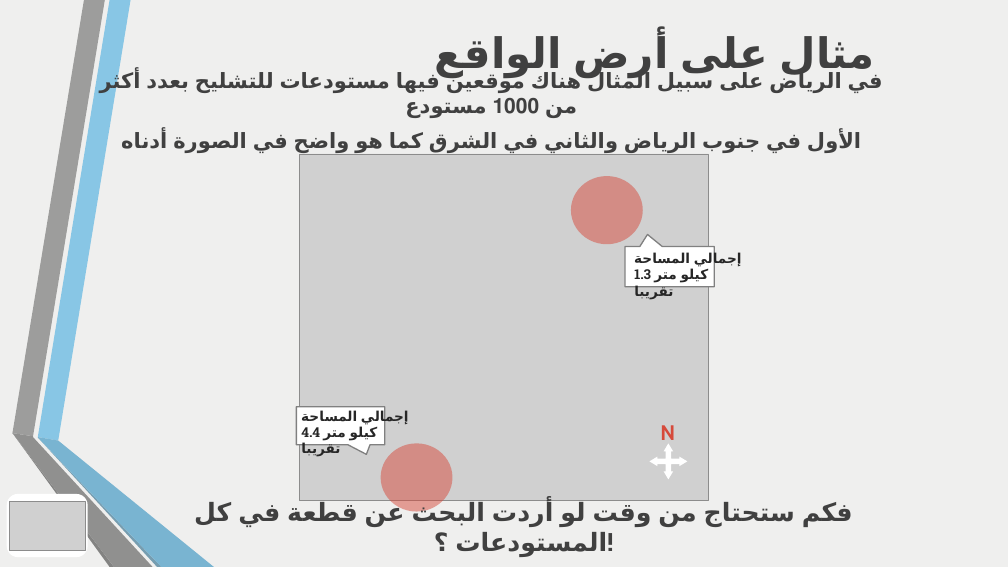
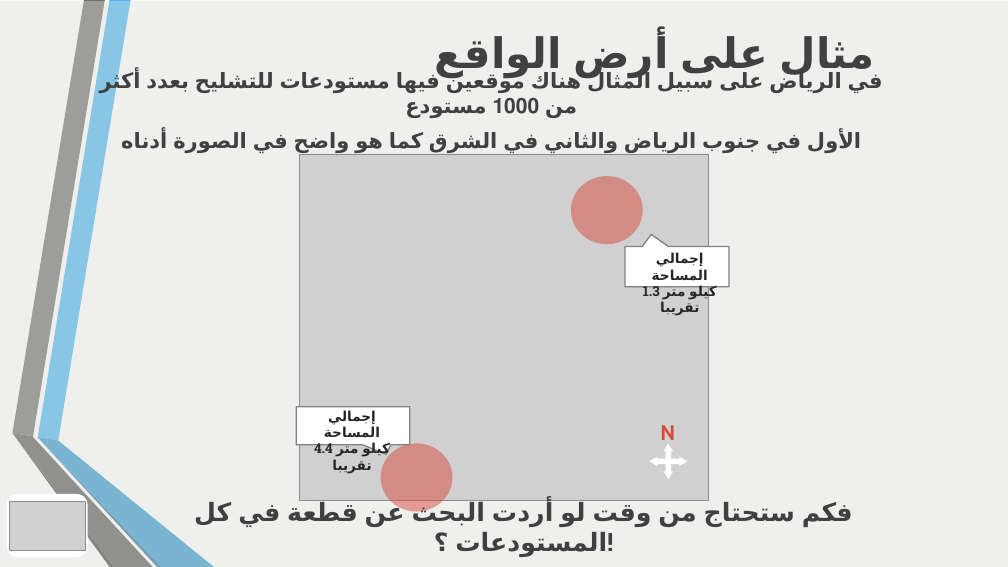
Before and after one commit to AnasAlMughamsi/Haikal_FinalProject, a slide deck: slide 4 of Presentation/Haikal-Project.pptx. Drawn at 1008x567 pixels with LibreOffice and Linux fonts; fonts in the diff are those of the drawing; grey boxes stand for pictures; background and template pictures are left out. Boxes give left, top, right and bottom in pixels: in the first picture for what was removed or moved away, otherwise in the second. Text is boxed around its words. In the diff, an @@ line names an element or a change of style, - is before the commit and + after.

```diff
--- a/Presentation/Haikal-Project.pptx
+++ b/Presentation/Haikal-Project.pptx
@@ text "إجمالي المساحة" at (x1=332, y1=252, x2=717, y2=474): alignment left to centre @@
@@ speech box resized from (x1=625, y1=247, x2=715, y2=287) to (x1=625, y1=247, x2=730, y2=287) @@
@@ text "إجمالي المساحة" at (x1=314, y1=410, x2=390, y2=457): alignment left to centre @@
@@ speech box resized from (x1=296, y1=407, x2=385, y2=445) to (x1=296, y1=407, x2=410, y2=445) @@
```
Also in this commit, not shown: 3 other slides changed, 2 other files.
